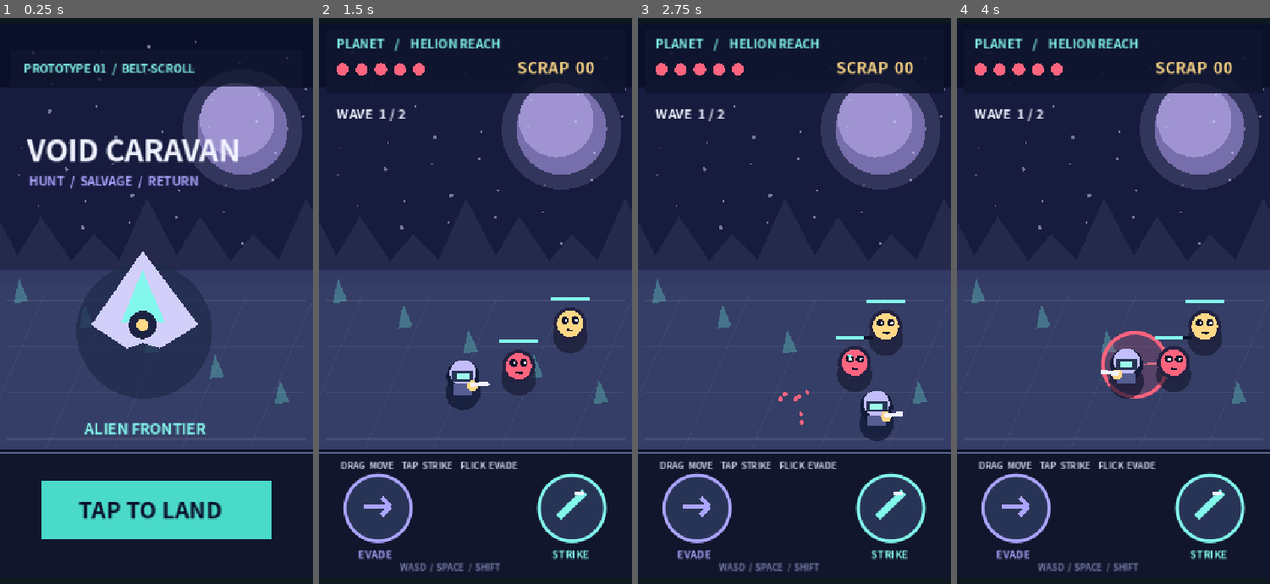
Above: before the commit, frames 1-4 (left to right).
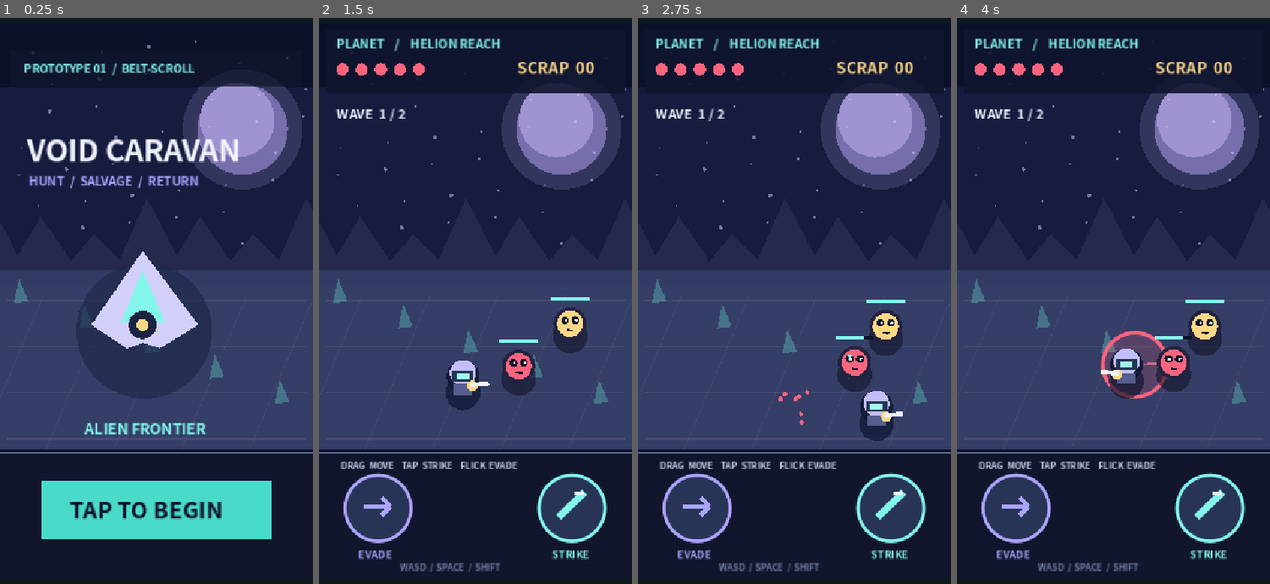
Above: after the commit, the same moments.

Repository: syjkim0125/harvest-deck
Game: Godot game, scene res://sf_combat.tscn
Two runs of this game, one before a commit and one after it. Both use one fixed random seed, a clock stepped at 60 frames per second and the inputs below.
Inputs (mouse positions are in pixels of both pictures, inside the frame that each line leads up to):
- Up to frame 1 (0.25 s): no input
- Up to frame 2 (1.5 s): tap Enter at 0.5, 0.6 s; move the mouse to (544, 267) at 0.52 s; hold D 0.53-1.25 s; click (544, 267) at 0.67 s; tap Space at 0.77, 1.07 s; tap J at 0.8 s; drag from (412, 334) to (459, 436) at 1.27 s
- Up to frame 3 (2.75 s): move the mouse to (825, 153) at 2.02 s; hold D from 2.03 s (still down); tap E at 2.1 s; tap Space at 2.3 s
- Up to frame 4 (4 s): release D at 2.75 s; drag from (1097, 436) to (1019, 199) at 2.77 s; move the mouse to (1207, 402) at 3.52 s; hold A from 3.53 s (still down); tap Enter at 3.6 s; tap Space at 3.77 s; tap J at 3.8 s

The runs differ from the first frame. In frame 1, 1.0% of the frame differs, in the area x 22-71%, y 85-89%; in frame 2, less than 0.1%; in frame 3, less than 0.1%; in frame 4, less than 0.1%.

Commit message:
feat(sf): make both captain and ship choices provide distinct gameplay tradeoffs

Diff:
--- a/scripts/sf_belt_scroll.gd
+++ b/scripts/sf_belt_scroll.gd
@@ -104,7 +104,7 @@
 	mode = Mode.COMBAT
 	hero = Vector2(90, 396)
 	facing = 1
-	health = 5 + (1 if campaign_started and captain_choice == 0 else 0)
+	health = 5 + (1 if campaign_started and captain_choice == 0 else 0) + (1 if campaign_started and ship_choice == 1 else 0)
 	scraps = 0
 	combo = 0
 	wave = 1
@@ -267,7 +267,7 @@
 			impact_fx = 0.16
 			shake = 3.0
 			if int(e["hp"]) <= 0:
-				scraps += 3 if int(e["kind"]) == 2 else 1
+				scraps += (3 if int(e["kind"]) == 2 else 1) + (1 if campaign_started and captain_choice == 1 else 0)
 				burst(pos, GOLD, 14)
 				enemies.remove_at(i)
 	combo = mini(combo + 1, 9) if landed > 0 else 0
@@ -475,7 +475,7 @@
 	draw_text("HUNT  /  SALVAGE  /  RETURN", Vector2(33, 188), 14, LILAC)
 	draw_text("ALIEN FRONTIER", Vector2(97, 474), 17, ICE)
 	draw_rect(Rect2(47, 528, 266, 67), Color("#4adaca"))
-	draw_text("TAP TO LAND", Vector2(90, 571), 26, INK)
+	draw_text("TAP TO BEGIN", Vector2(80, 571), 26, INK)
 
 func paint_setup() -> void:
 	var is_captain := mode == Mode.CAPTAIN
@@ -495,14 +495,14 @@
 		draw_text("GUARDIAN", Vector2(35, 408), 18, WHITE)
 		draw_text("+1 HP", Vector2(49, 440), 17, ICE)
 		draw_text("SCAVENGER", Vector2(198, 408), 16, WHITE)
-		draw_text("RISK TAKER", Vector2(200, 440), 12, GOLD)
+		draw_text("+1 SALVAGE", Vector2(200, 440), 12, GOLD)
 	else:
 		draw_colored_polygon(PackedVector2Array([Vector2(95, 325), Vector2(135, 367), Vector2(95, 351), Vector2(55, 367)]), ICE)
 		draw_colored_polygon(PackedVector2Array([Vector2(265, 325), Vector2(313, 369), Vector2(265, 356), Vector2(217, 369)]), GOLD)
 		draw_text("SCOUT", Vector2(55, 408), 21, WHITE)
 		draw_text("6 FUEL", Vector2(52, 440), 17, ICE)
 		draw_text("ESCORT", Vector2(224, 408), 20, WHITE)
-		draw_text("5 FUEL", Vector2(223, 440), 17, GOLD)
+		draw_text("5 FUEL / +1 HP", Vector2(198, 440), 12, GOLD)
 	draw_text("TAP A PORTRAIT TO CHOOSE", Vector2(66, 546), 15, WHITE)
 
 func paint_galaxy() -> void:
